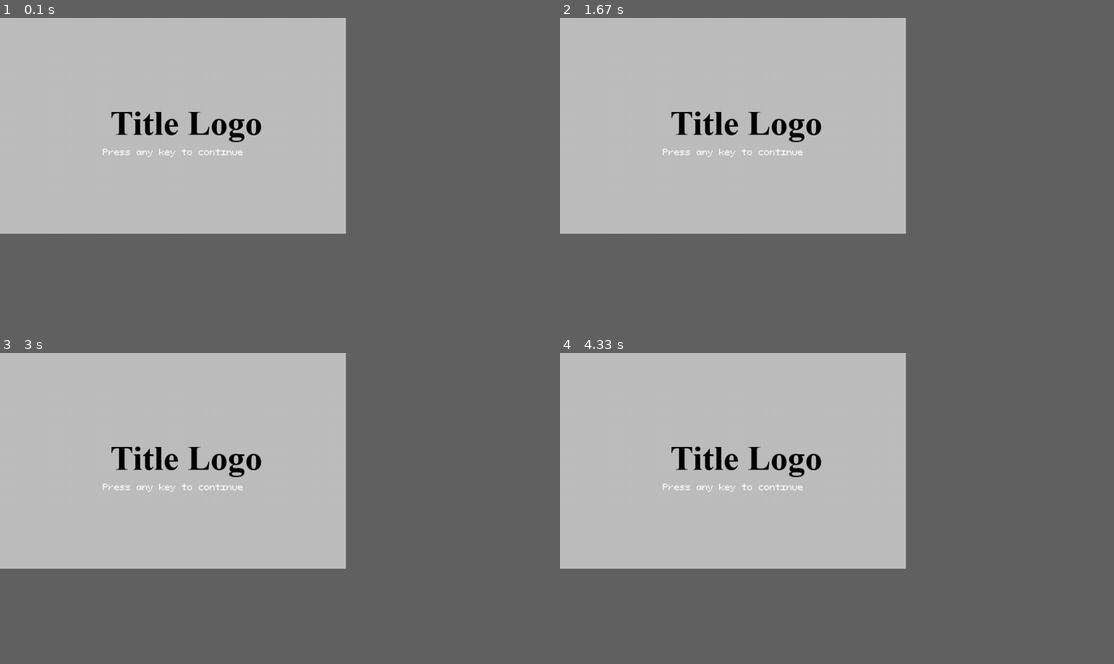
Above: before the commit, frames 1-4 (two rows, left to right).
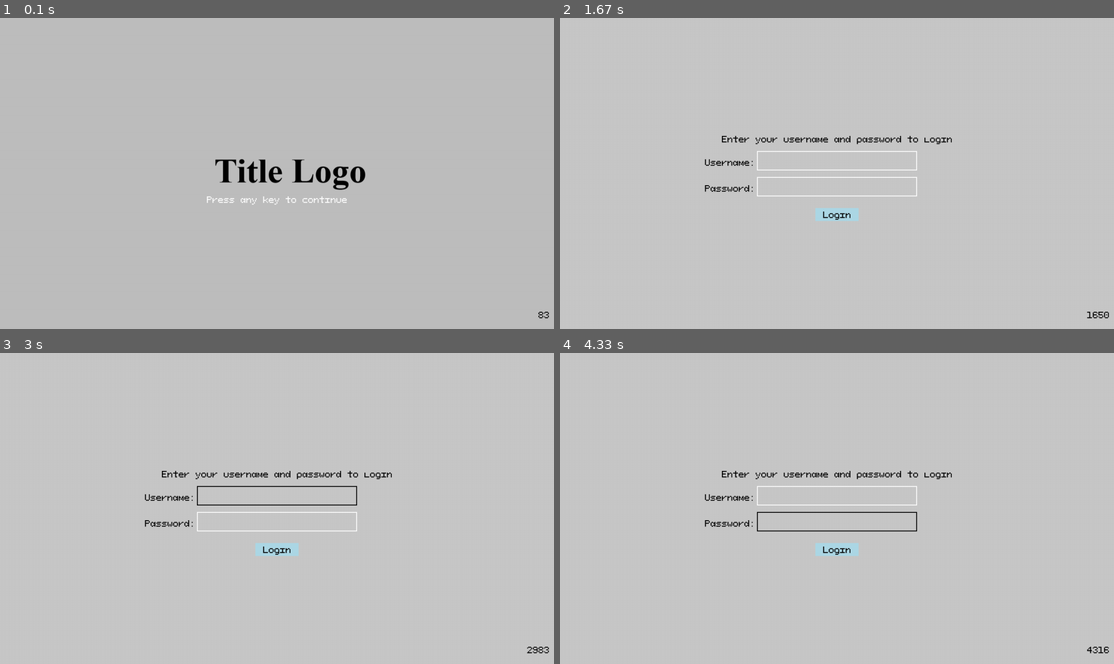
Above: after the commit, the same moments.

Repository: noorgme/AWS-FPGA-PyGame-Cloud-Embedded-System-Project
Game: pygame game, started from src/main.py
Two runs of this game, one before a commit and one after it. Both use one fixed random seed, a clock stepped at 60 frames per second and the inputs below.
Inputs (mouse positions are in pixels of both pictures, inside the frame that each line leads up to):
- Up to frame 1 (0.1 s): no input
- Up to frame 2 (1.67 s): tap Enter at 0.33 s; press the mouse at (837, 185) at 0.7 s; move the mouse to (909, 126) at 0.8 s; release the mouse at (975, 70) at 0.93 s; press the mouse at (837, 161) at 1.03 s; move the mouse to (870, 154) at 1.13 s; release the mouse at (903, 151) at 1.27 s; press the mouse at (837, 161) at 1.37 s; move the mouse to (753, 120) at 1.47 s; release the mouse at (670, 80) at 1.6 s
- Up to frame 3 (3 s): click (243, 524) at 1.72 s; press the mouse at (277, 520) at 2.03 s; move the mouse to (304, 468) at 2.13 s; release the mouse at (337, 418) at 2.27 s; click (277, 496) at 2.88 s
- Up to frame 4 (4.33 s): press the mouse at (837, 520) at 3.2 s; move the mouse to (831, 464) at 3.3 s; release the mouse at (831, 408) at 3.43 s; click (837, 520) at 4.05 s
In our replay, the window is 562x351 before the commit and 900x506 after it. These sizes can differ from the game's own. Grey fills any space a smaller window leaves; there, only what the larger window draws over its background counts as a difference.

The runs differ from the first frame. In frame 1, 2.0% of the frame differs, in the area x 18-100%, y 30-97%; in frame 2, 2.3%; in frame 3, 2.3%; in frame 4, 2.4%.

Commit message:
Added basic login screen

Diff:
--- a/src/main.py
+++ b/src/main.py
@@ -2,8 +2,6 @@
 from enum import Enum
 from sys import exit
 import os
-from pathlib import Path
-
 
 
 #Set working directory
@@ -35,21 +33,118 @@
 
 def titlescreen():
 
-    titleMsg1 = font1.render("Press any key to continue", True," white")
+
+    titleMsg1 = font1.render("Press any key to continue", True,white)
     titleMsg1rect = titleMsg1.get_rect()
     titleMsg1rect.center = (screenWidth // 2, screenHeight //2 + 60)
 
-    screen.fill("grey")
-    #blit logo
-    screen.blit(titleLogo, (screenWidth // 2 - titleLogo.get_width() // 2, screenHeight // 2 - titleLogo.get_height() // 2))
+    while True:
+        clock.tick(60)
+        framerate = font1.render(str(pg.time.get_ticks()), True, black)
+        framerect = framerate.get_rect()
+        framerect.bottomright = (screenWidth-10, screenHeight-20)
+        for event in pg.event.get():
+            if event.type == pg.QUIT:
+                pg.quit()
+                exit()
 
-    #blit PressAnyKey
-    screen.blit(titleMsg1, titleMsg1rect)
+            if event.type == pg.KEYDOWN:
+                if game_state_manager.current_state == GameState.TITLESCREEN:
+                    game_state_manager.change_state(GameState.LOGINSCREEN)
+                    game_state_manager.run_state()
+                    print (game_state_manager.current_state)
+                    print ("login")
 
-    pg.display.update()
+        screen.fill("grey")
+        #blit logo
+        screen.blit(titleLogo, (screenWidth // 2 - titleLogo.get_width() // 2, screenHeight // 2 - titleLogo.get_height() // 2))
+
+        #blit PressAnyKey
+        screen.blit(titleMsg1, titleMsg1rect)
+
+        #blit framerate
+        screen.blit(framerate, framerect)
+
+        pg.display.update()
 
 def loginscreen():
-    print ("loginscreen")
+    hoverColourUser ="white"
+    hoverColourPW = "white"
+
+    # Define labels
+    username_label = font1.render("Username:", True, black)
+    password_label = font1.render("Password:", True, black)
+
+
+    # Define login button
+    login_button_rect = pg.Rect(screenWidth // 2 - 50, screenHeight // 2 + 80, 100, 30)
+    login_text = font1.render("Login", True, black)
+    login_text_rect = login_text.get_rect(center=login_button_rect.center)
+
+    # Define instructions
+    instructions_text = "Enter your username and password to login"
+    instructions = font1.render(instructions_text, True, black)
+    instructions_rect = instructions.get_rect(center=(screenWidth // 2, screenHeight // 2 - 80))
+
+    # Set default values for username and password
+    username = ""
+    password = ""
+    userText = font1.render(username, True, black)
+    passText = font1.render(password, True, black)
+    username_input_rect = userText.get_rect()
+    username_input_rect.center = (screenWidth // 2, screenHeight // 2 - 30) # Set center coordinates
+    password_input_rect = passText.get_rect()
+    password_input_rect.center = (screenWidth // 2, screenHeight // 2+30) # Set center coordinates
+
+# Create white outline rects
+    userOutlineRect = username_input_rect.inflate(370, 20) # Inflate rect by 10 pixels on all sides
+    passOutlineRect = password_input_rect.inflate(370, 20) # Inflate rect by 10 pixels on all sides
+
+
+    while True:
+        clock.tick(60)
+        framerate = font1.render(str(pg.time.get_ticks()), True, black)
+        framerect = framerate.get_rect()
+        framerect.bottomright = (screenWidth-10, screenHeight-20)
+
+        for event in pg.event.get():
+            if event.type == pg.QUIT:
+                pg.quit()
+                exit()
+            if event.type == pg.MOUSEMOTION:
+                if userOutlineRect.collidepoint(pg.mouse.get_pos()):
+                    hoverColourUser = black
+                elif passOutlineRect.collidepoint(pg.mouse.get_pos()):
+                    hoverColourPW = black
+                else:
+                    hoverColourUser = white
+                    hoverColourPW = white
+
+
+
+
+        # Draw the background
+        screen.fill(light_grey)
+
+        # Draw the username and password labels
+        screen.blit(username_label, (userOutlineRect.left - 120, userOutlineRect.centery - 8))
+        screen.blit(password_label, (passOutlineRect.left - 120,passOutlineRect.centery - 8))
+
+        # Draw the username and password input boxes
+        pg.draw.rect(screen, hoverColourUser, userOutlineRect, 2)
+        pg.draw.rect(screen, hoverColourPW, passOutlineRect, 2)
+
+         # Draw the login button
+        pg.draw.rect(screen, "lightblue", login_button_rect)
+        screen.blit(login_text, login_text_rect)
+
+        # Draw the instructions
+        screen.blit(instructions, instructions_rect)
+
+        #blit framerate
+        screen.blit(framerate, framerect)
+
+        pg.display.flip()
     # To-DO, code for loginscreen
 
 
@@ -60,14 +155,16 @@
 game_state_manager.change_state(GameState.TITLESCREEN)
 
 #Setup display
-screenWidth = 800
-screenHeight = 500
+screenWidth = 1280
+screenHeight = 720
 screen = pg.display.set_mode((screenWidth, screenHeight))
 pg.display.set_caption("FoodGame")
 
 #Define Colours:
 black = (0, 0, 0)
 white = (255, 255, 255)
+light_grey = (200, 200, 200)
+hoverColour = white
 
 #Set Fonts
 font1 = pg.font.Font(r"fonts\retro.ttf", 20)
@@ -79,19 +176,7 @@
 #Load Media
 titleLogo = pg.image.load(r"img\title.png").convert_alpha()
 
-while True:
-    for event in pg.event.get():
-        if event.type == pg.QUIT:
-            pg.quit()
-            exit()
+def main():
+    game_state_manager.run_state()
 
-        if event.type == pg.KEYDOWN:
-            if game_state_manager.current_state == GameState.TITLESCREEN:
-                game_state_manager.change_state(GameState.LOGINSCREEN)
-
-    game_state_manager.run_state()
-    # update display
-    pg.display.update()
-
-    # set FPS
-    clock.tick(60)
+main()
